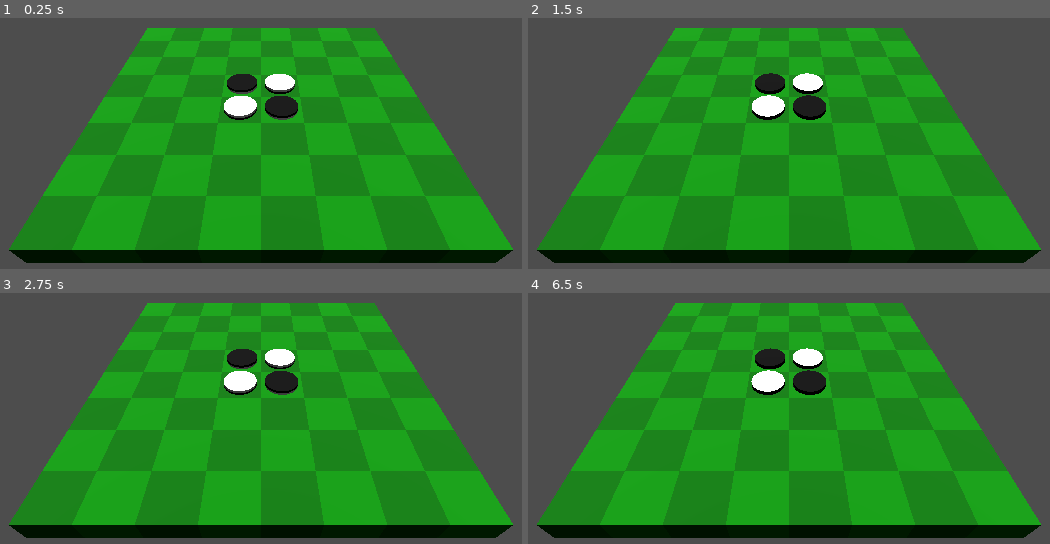
Above: before the commit, frames 1-4 (two rows, left to right).
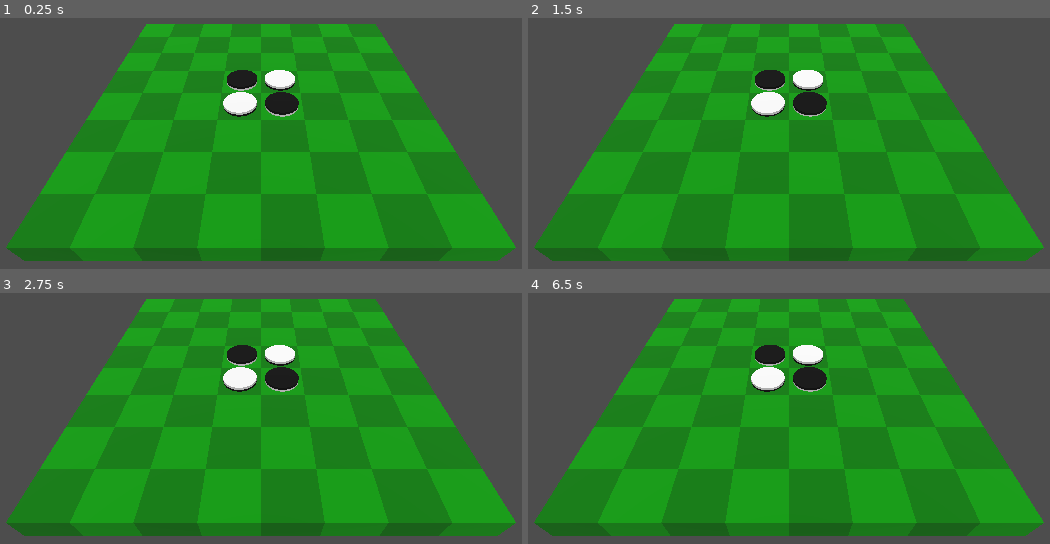
Above: after the commit, the same moments.

Repository: phrasmotica/othello
Game: Godot game, scene res://scenes/3d/game_3d.tscn
Two runs of this game, one before a commit and one after it. Both use one fixed random seed, a clock stepped at 60 frames per second and the inputs below.
Inputs (mouse positions are in pixels of both pictures, inside the frame that each line leads up to):
- Up to frame 1 (0.25 s): no input
- Up to frame 2 (1.5 s): move the mouse to (966, 113) at 0.52 s; move the mouse to (627, 158) at 1.27 s
- Up to frame 3 (2.75 s): move the mouse to (339, 310) at 2.02 s
- Up to frame 4 (6.5 s): move the mouse to (747, 498) at 2.77 s; move the mouse to (1029, 478) at 3.52 s; move the mouse to (548, 343) at 4.27 s; move the mouse to (830, 410) at 5.02 s; move the mouse to (668, 298) at 5.77 s

The runs differ from the first frame. In frame 1, 15% of the frame differs, in the area x 1-99%, y 2-98%; in frame 2, 15%; in frame 3, 15%; in frame 4, 15%.

Commit message:
Attach camera as a child of the 3D board scene

Diff:
--- a/scenes/3d/game_3d.tscn
+++ b/scenes/3d/game_3d.tscn
@@ -15,8 +15,8 @@
 
 [node name="Board3D" parent="." instance=ExtResource("2_2hvj3")]
 
-[node name="Camera3D" type="Camera3D" parent="."]
-transform = Transform3D(1, 0, 0, 0, 0.713752, 0.700399, 0, -0.700399, 0.713752, 4, 5.05233, 10.0396)
+[node name="Camera3D" type="Camera3D" parent="Board3D"]
+transform = Transform3D(1, 0, 0, 0, 0.707107, 0.707107, 0, -0.707107, 0.707107, 4, 5, 10)
 
-[node name="DirectionalLight3D" type="DirectionalLight3D" parent="Camera3D"]
-transform = Transform3D(1, 0, 0, 0, 0.707107, 0.707107, 0, -0.707107, 0.707107, 0, 3, 0)
+[node name="DirectionalLight3D" type="DirectionalLight3D" parent="Board3D/Camera3D"]
+transform = Transform3D(1, 0, 0, 0, 0.92388, 0.382684, 0, -0.382684, 0.92388, 0, 3, 0)
